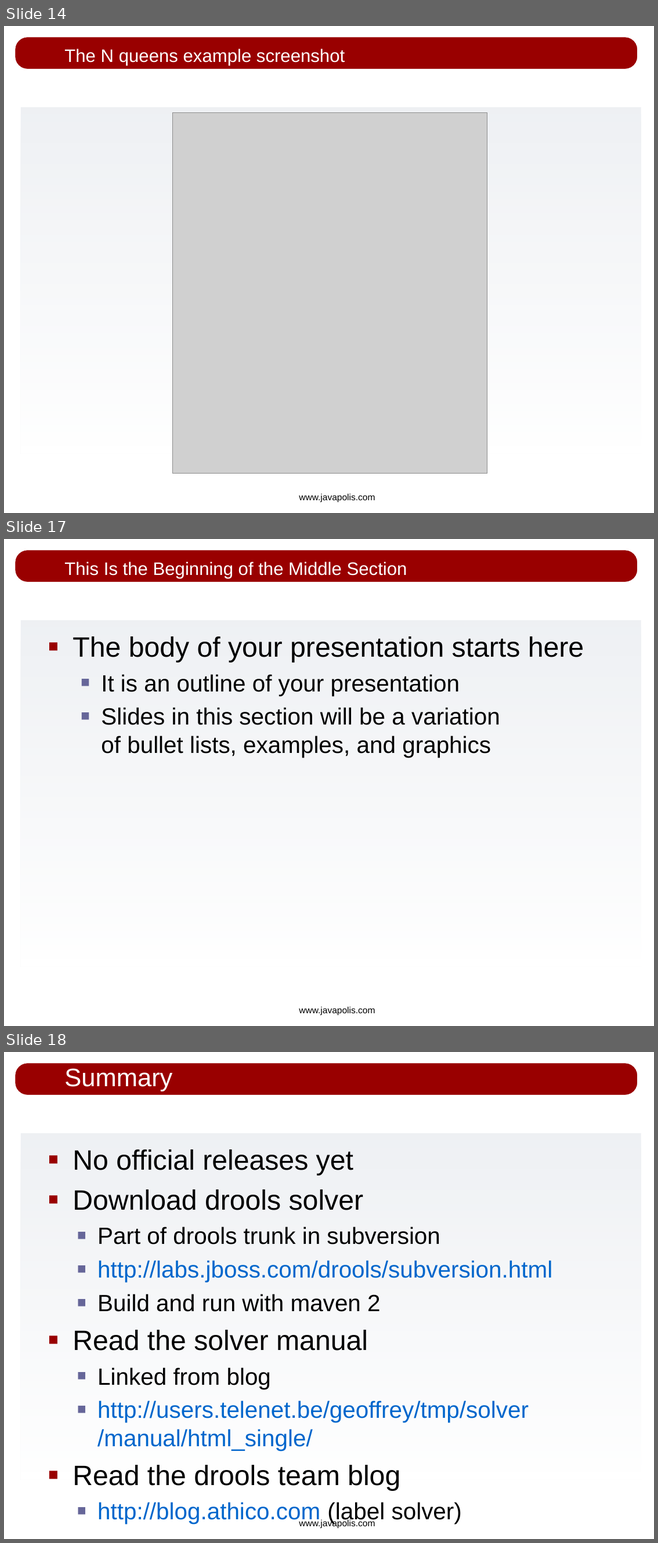
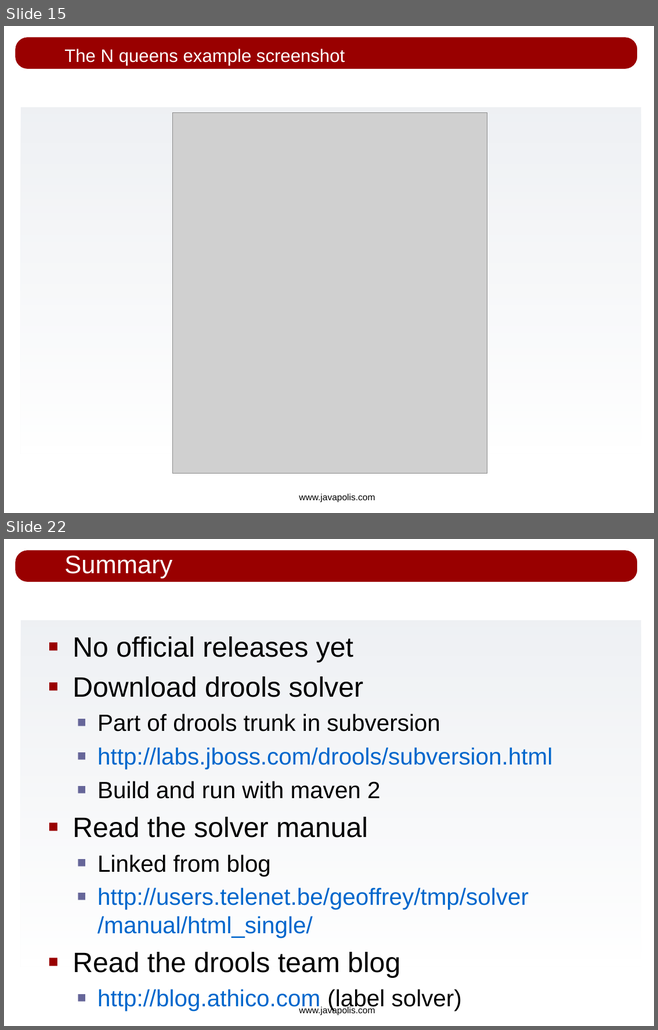
Before and after one commit to bobmcwhirter/drools, a slide deck: drools-solver/src/presentations/drools-solver_javapolis_2007.odp. Shown one above the other, each under a label of ours: slides 14, 17 and 18 before the commit, slides 15 and 22 after it; the slides between them are not shown. The pictures are 658x1543 and 658x1030 pixels, drawn with LibreOffice and Linux fonts; fonts in the diff are those of the drawing; grey boxes stand for pictures; background and template pictures are left out. Boxes give left, top, right and bottom in pixels: in the first picture for what was removed or moved away, otherwise in the second. Text is boxed around its words. In the diff, an @@ line names an element or a change of style, - is before the commit and + after.

```diff
--- a/drools-solver/src/presentations/drools-solver_javapolis_2007.odp
+++ b/drools-solver/src/presentations/drools-solver_javapolis_2007.odp
@@ slide 17 removed at [4,539,654,1026], background #FFFFFF; not listed: 3 template elements that a slide beside it also shows @@
@@ title removed at [64,562,407,578] @@
-This Is the Beginning of the Middle Section
@@ text removed at [72,636,583,758] @@
-■ The body of your presentation starts here
-  ■ It is an outline of your presentation
-  ■ Slides in this section will be a variation
-    of bullet lists, examples, and graphics
@@ what was slide 14 is now slide 15 @@
@@ what was slide 18 is now slide 22 @@
```
Also in this commit, not shown: 3 slides changed, 6 slides added.
